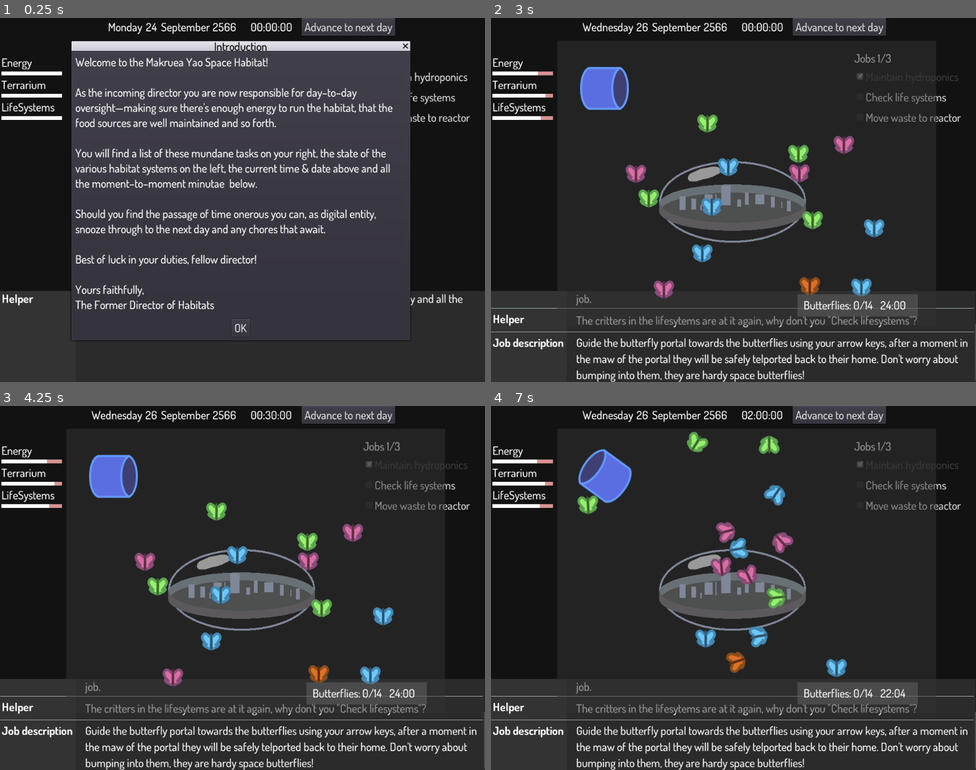
Above: before the commit, frames 1-4 (two rows, left to right).
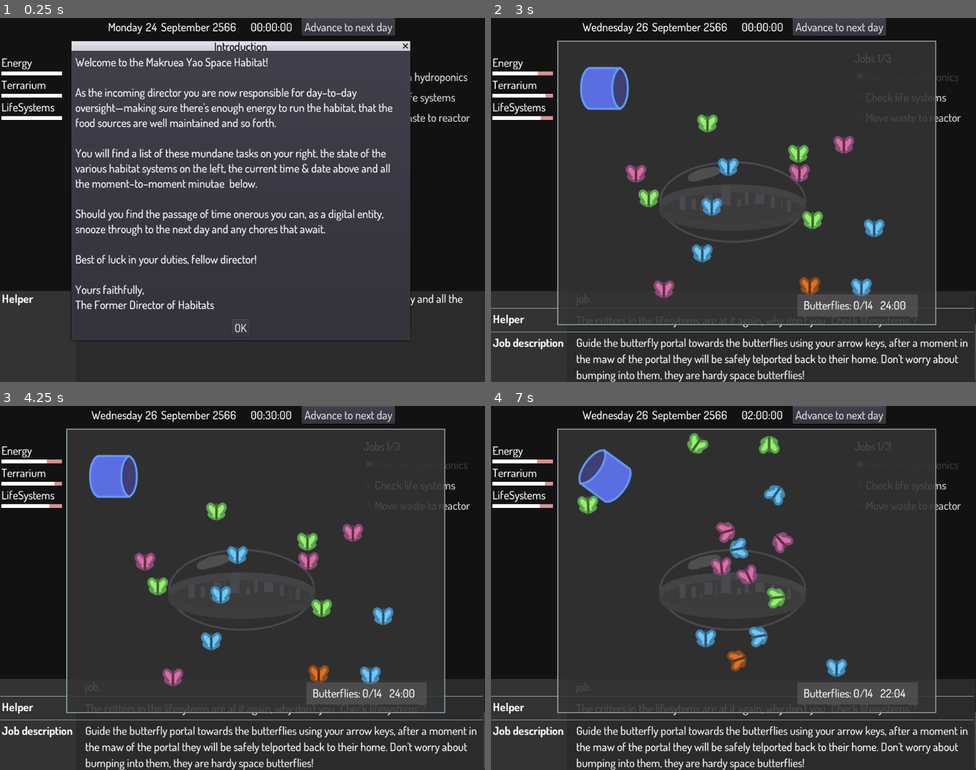
Above: after the commit, the same moments.

Repository: broquaint/eggjam20
Game: Godot game, scene res://Root.tscn
Two runs of this game, one before a commit and one after it. Both use one fixed random seed, a clock stepped at 60 frames per second and the inputs below.
Inputs:
- Up to frame 1 (0.25 s): no input
- Up to frame 2 (3 s): click "Advance to next day" at 0.5 s; click "Advance to next day" at 1.25 s; click "OK" at 2 s; click "Maintain hydroponics" at 2.75 s
- Up to frame 3 (4.25 s): click "Check life systems" at 3.5 s
- Up to frame 4 (7 s): click "Move waste to reactor" at 4.25 s; tap Enter (ui_accept) at 5, 5.27, 5.57, 6.02, 6.32 s; hold Right (move_right) 5.03-5.78 s; hold Down (move_down) 5.78-6.53 s; hold Right (move_right) from 6.53 s (still down)

The runs differ from the first frame. In frame 1, 0.2% of the frame differs, in the area x 66-80%, y 52-56%; in frame 2, 4.1%; in frame 3, 4.1%; in frame 4, 4.2%, in the area x 13-92%, y 6-85%.

Commit message:
Tweaks based on feedback
Thanks to garebear for the useful feedback!

Diff:
--- a/Root.tscn
+++ b/Root.tscn
@@ -217,7 +217,7 @@
 
 You will find a list of these mundane tasks on your right, the state of the various habitat systems on the left, the current time & date above and all the moment–to–moment minutae  below.
 
-Should you find the passage of time onerous you can, as digital entity, snooze through to the next day and any chores that await.
+Should you find the passage of time onerous you can, as a digital entity, snooze through to the next day and any chores that await.
 
 Best of luck in your duties, fellow director!
 
@@ -229,7 +229,7 @@
 
 You will find a list of these mundane tasks on your right, the state of the various habitat systems on the left, the current time & date above and all the moment–to–moment minutae  below.
 
-Should you find the passage of time onerous you can, as digital entity, snooze through to the next day and any chores that await.
+Should you find the passage of time onerous you can, as a digital entity, snooze through to the next day and any chores that await.
 
 Best of luck in your duties, fellow director!
 
--- a/scenes/CheckLifeSystems.tscn
+++ b/scenes/CheckLifeSystems.tscn
@@ -20,7 +20,7 @@
 [node name="GameOutline" type="ColorRect" parent="."]
 margin_right = 800.0
 margin_bottom = 600.0
-color = Color( 0.203922, 0.203922, 0.203922, 0.501961 )
+color = Color( 0.203922, 0.203922, 0.203922, 0.870588 )
 
 [node name="Lane1" type="Line2D" parent="."]
 position = Vector2( 0, 64 )
--- a/scenes/FeedReactor.tscn
+++ b/scenes/FeedReactor.tscn
@@ -91,7 +91,7 @@
 bounce = 1.0
 
 [sub_resource type="RectangleShape2D" id=4]
-extents = Vector2( 10, 296.5 )
+extents = Vector2( 10, 299.375 )
 
 [sub_resource type="PhysicsMaterial" id=7]
 bounce = 1.0
@@ -102,7 +102,7 @@
 [node name="ColorRect" type="ColorRect" parent="."]
 margin_right = 800.0
 margin_bottom = 600.0
-color = Color( 0.203922, 0.203922, 0.203922, 0.752941 )
+color = Color( 0.203922, 0.203922, 0.203922, 0.870588 )
 
 [node name="Trajectory" type="Line2D" parent="."]
 position = Vector2( 400, 550 )
@@ -114,7 +114,7 @@
 position = Vector2( 415, 131 )
 space_override = 3
 gravity_point = true
-linear_damp = 1.5
+linear_damp = 1.6
 
 [node name="CollisionShape2D" type="CollisionShape2D" parent="ReactorInput"]
 visible = false
@@ -142,18 +142,35 @@
 
 [node name="LeftWall" type="StaticBody2D" parent="."]
 physics_material_override = SubResource( 6 )
+__meta__ = {
+"_edit_group_": true
+}
 
 [node name="CollisionShape2D" type="CollisionShape2D" parent="LeftWall"]
-position = Vector2( -9, 301 )
+position = Vector2( -8, 300.25 )
 shape = SubResource( 4 )
+
+[node name="ColorRect" type="ColorRect" parent="LeftWall"]
+margin_right = 2.0
+margin_bottom = 600.0
+color = Color( 0.607843, 0.678431, 0.717647, 1 )
 
 [node name="RightWall" type="StaticBody2D" parent="."]
 position = Vector2( 819, 0 )
 physics_material_override = SubResource( 7 )
+__meta__ = {
+"_edit_group_": true
+}
 
 [node name="CollisionShape2D" type="CollisionShape2D" parent="RightWall"]
-position = Vector2( -9, 301 )
+position = Vector2( -11, 299.375 )
 shape = SubResource( 4 )
+
+[node name="ColorRect" type="ColorRect" parent="RightWall"]
+margin_left = -21.0
+margin_right = -19.0
+margin_bottom = 600.0
+color = Color( 0.607843, 0.678431, 0.717647, 1 )
 
 [node name="Reload" type="Timer" parent="."]
 wait_time = 2.0
--- a/scenes/MaintainHydroponics.tscn
+++ b/scenes/MaintainHydroponics.tscn
@@ -13,11 +13,14 @@
 
 [node name="MaintainHydroponics" type="Node2D"]
 script = ExtResource( 3 )
+__meta__ = {
+"_edit_vertical_guides_": [ 800.0 ]
+}
 
 [node name="GameOutline" type="ColorRect" parent="."]
 margin_right = 800.0
 margin_bottom = 600.0
-color = Color( 0.203922, 0.203922, 0.203922, 0.501961 )
+color = Color( 0.203922, 0.203922, 0.203922, 0.870588 )
 
 [node name="NetForButterflies" type="KinematicBody2D" parent="."]
 position = Vector2( 161, 115 )
@@ -46,7 +49,7 @@
 polygon = PoolVector2Array( -9.77778, -10, -10, 6.04651, -8.88889, 7.90698, -4.66667, 9.53488, -0.444445, 10, 4.66667,  …(193 unchanged characters)…
 
 [node name="LeftWall" type="StaticBody2D" parent="."]
-position = Vector2( -12, 0 )
+position = Vector2( -10, 0 )
 __meta__ = {
 "_edit_group_": true
 }
@@ -55,8 +58,14 @@
 position = Vector2( -8.5, 300 )
 shape = SubResource( 1 )
 
+[node name="ColorRect" type="ColorRect" parent="LeftWall"]
+margin_left = 10.0
+margin_right = 12.0
+margin_bottom = 600.0
+color = Color( 0.607843, 0.678431, 0.717647, 1 )
+
 [node name="RightWall" type="StaticBody2D" parent="."]
-position = Vector2( 824, 0 )
+position = Vector2( 823, 0 )
 __meta__ = {
 "_edit_group_": true
 }
@@ -65,8 +74,14 @@
 position = Vector2( -4.25, 300 )
 shape = SubResource( 1 )
 
+[node name="ColorRect" type="ColorRect" parent="RightWall"]
+margin_left = -25.0
+margin_right = -23.0
+margin_bottom = 600.0
+color = Color( 0.607843, 0.678431, 0.717647, 1 )
+
 [node name="TopWall" type="StaticBody2D" parent="."]
-position = Vector2( 10, -13 )
+position = Vector2( 10, -11 )
 __meta__ = {
 "_edit_group_": true
 }
@@ -75,8 +90,15 @@
 position = Vector2( 391, -6 )
 shape = SubResource( 2 )
 
+[node name="ColorRect" type="ColorRect" parent="TopWall"]
+margin_left = -8.0
+margin_top = 11.0
+margin_right = 788.0
+margin_bottom = 13.0
+color = Color( 0.607843, 0.678431, 0.717647, 1 )
+
 [node name="BottomWall" type="StaticBody2D" parent="."]
-position = Vector2( 11, 616 )
+position = Vector2( 0, 614 )
 __meta__ = {
 "_edit_group_": true
 }
@@ -84,6 +106,13 @@
 [node name="CollisionShape2D" type="CollisionShape2D" parent="BottomWall"]
 position = Vector2( 388.5, 3 )
 shape = SubResource( 2 )
+
+[node name="ColorRect" type="ColorRect" parent="BottomWall"]
+margin_left = 2.0
+margin_top = -16.0
+margin_right = 798.0
+margin_bottom = -14.0
+color = Color( 0.607843, 0.678431, 0.717647, 1 )
 
 [node name="StatusOutline" type="ColorRect" parent="."]
 margin_left = 507.0
--- a/scenes/TrashBall.tscn
+++ b/scenes/TrashBall.tscn
@@ -7,7 +7,7 @@
 bounce = 1.0
 
 [sub_resource type="CircleShape2D" id=3]
-radius = 48.0
+radius = 39.0128
 
 [node name="TrashBall" type="RigidBody2D"]
 position = Vector2( 400, 550 )
@@ -20,6 +20,7 @@
 }
 
 [node name="Sprite" type="Sprite" parent="."]
+scale = Vector2( 0.8, 0.8 )
 texture = ExtResource( 1 )
 
 [node name="CollisionShape2D" type="CollisionShape2D" parent="."]
--- a/scripts/MaintainHydroponics.gd
+++ b/scripts/MaintainHydroponics.gd
@@ -110,5 +110,6 @@
 	if not butterflies.empty():
 		for wall in [$LeftWall, $RightWall, $TopWall, $BottomWall]:
 			wall.get_node('CollisionShape2D').disabled = true
+			wall.visible = false
 		for bf in butterflies:
 			bf.fly_away()
